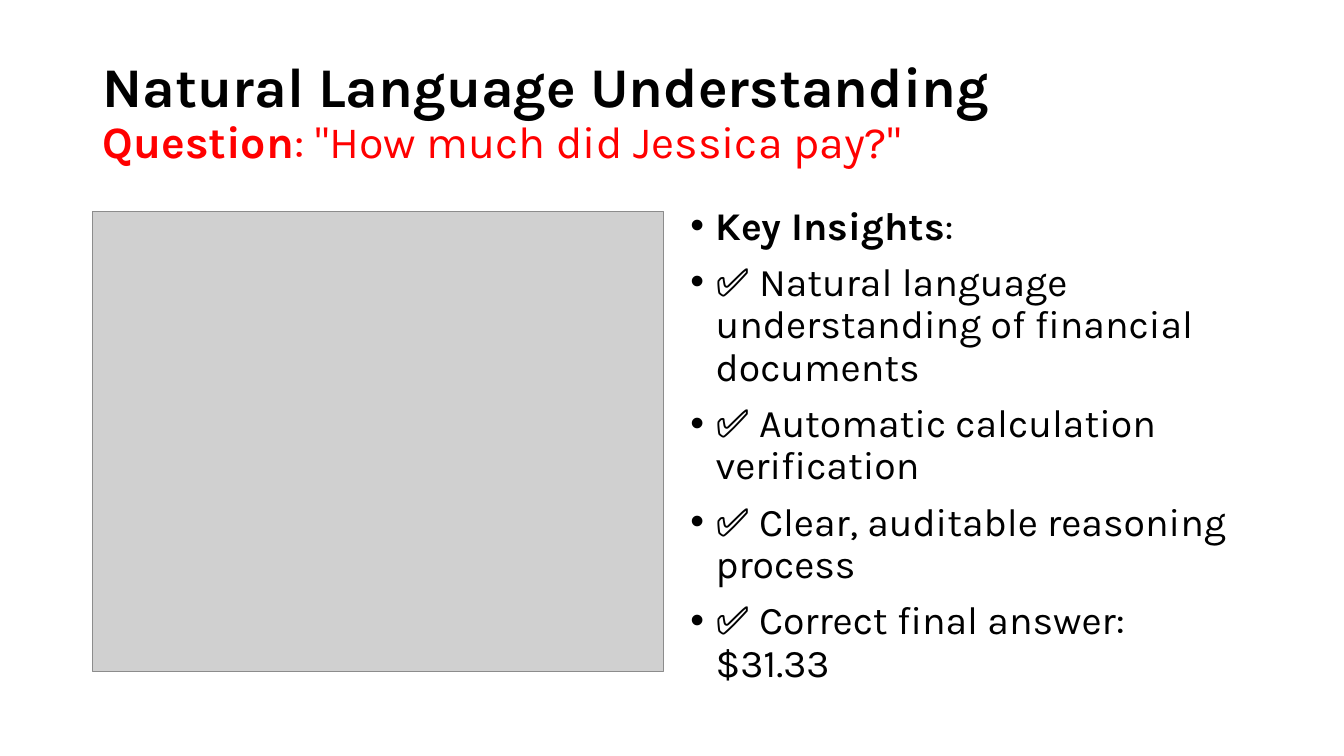
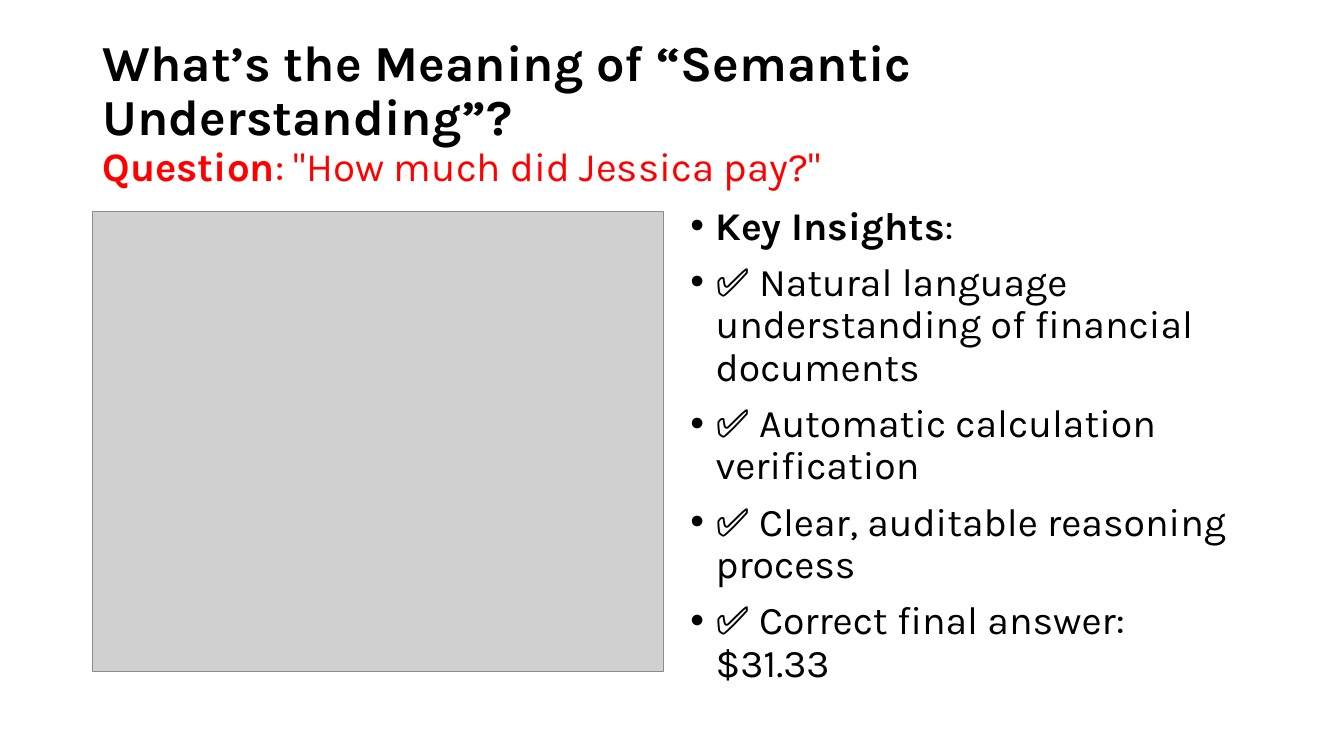
Before and after one commit to tmnestor/unified_vision_processor_minimal, a slide deck: slide 6 of presentation_materials/vision_transformers.pptx. Drawn at 1344x756 pixels with LibreOffice and Linux fonts; fonts in the diff are those of the drawing; grey boxes stand for pictures. Boxes give left, top, right and bottom in pixels: in the first picture for what was removed or moved away, otherwise in the second. Text is boxed around its words. In the diff, an @@ line names an element or a change of style, - is before the commit and + after.

```diff
--- a/presentation_materials/vision_transformers.pptx
+++ b/presentation_materials/vision_transformers.pptx
@@ title at (x1=102, y1=45, x2=911, y2=191): text changed; size 32 to 36 pt; text colour #FF0000 to #000000 @@
-Natural Language Understanding
-Question: "How much did Jessica pay?"
+What’s the Meaning of “Semantic Understanding”?
+Question: "How much did Jessica pay?"
```
Also in this commit, not shown: 6 other slides changed, 3 slides added, 5 slides removed.
